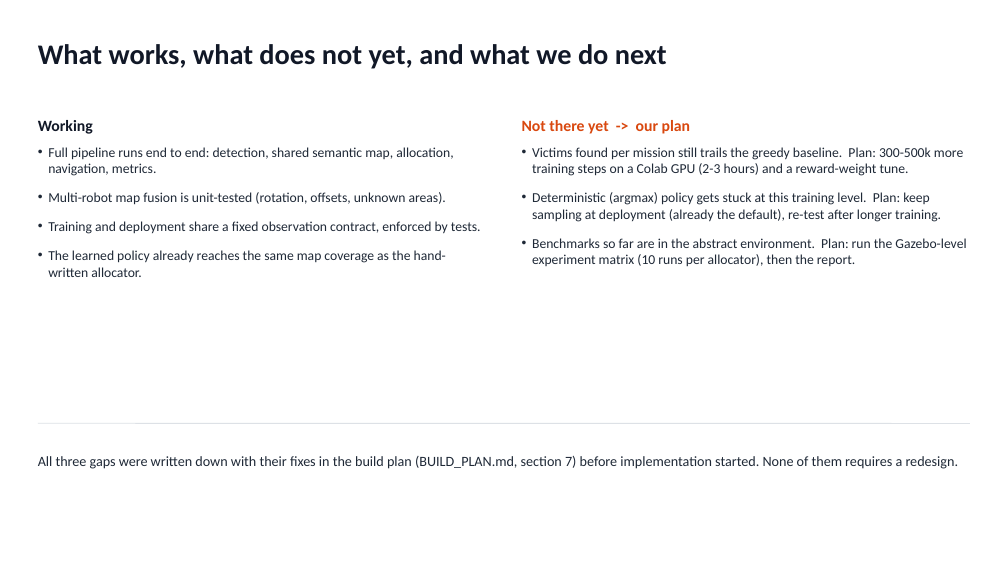
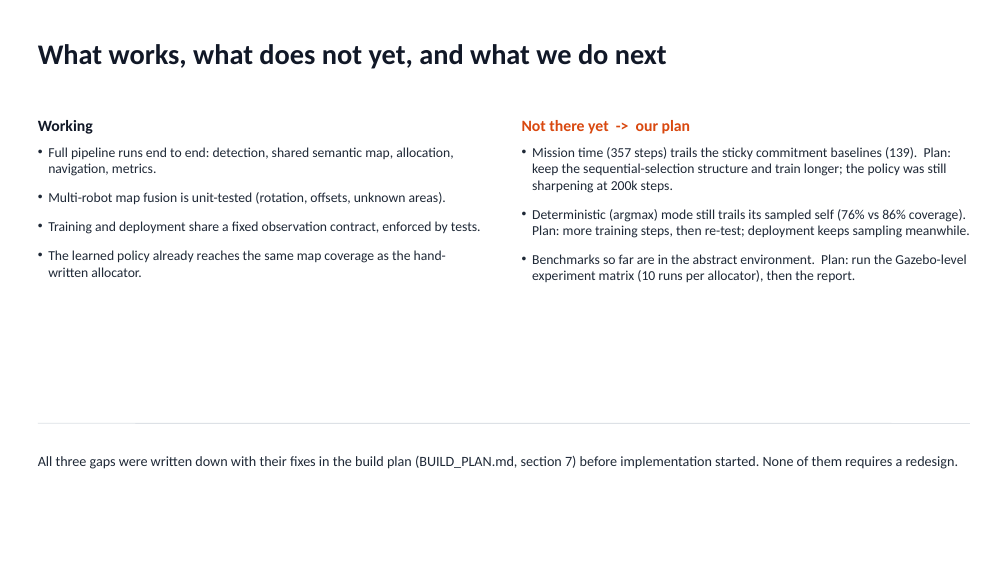
Before and after one commit to shyam050/cognitive-sar, a slide deck: slide 9 of reports/DA2_Presentation.pptx. Drawn at 1008x567 pixels with LibreOffice and Linux fonts; fonts in the diff are those of the drawing. Boxes give left, top, right and bottom in pixels: in the first picture for what was removed or moved away, otherwise in the second. Text is boxed around its words. In the diff, an @@ line names an element or a change of style, - is before the commit and + after.

```diff
--- a/reports/DA2_Presentation.pptx
+++ b/reports/DA2_Presentation.pptx
@@ text at bbox=[532, 147, 970, 238]: text changed @@
-• Victims found per mission still trails the greedy baseline. Plan: 300-500k more training steps on a Colab GPU (2-3 hours) and a reward-weight tune.
-• Deterministic (argmax) policy gets stuck at this training level. Plan: keep sampling at deployment (already the default), re-test after longer training.
+• Mission time (357 steps) trails the sticky commitment baselines (139). Plan: keep the sequential-selection structure and train longer; the policy was still sharpening at 200k steps.
+• Deterministic (argmax) mode still trails its sampled self (76% vs 86% coverage). Plan: more training steps, then re-test; deployment keeps sampling meanwhile.
```
Also in this commit, not shown: 3 other slides changed, 8 other files.
